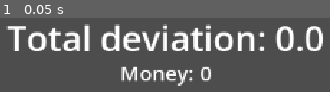
Above: before the commit, frame 1.
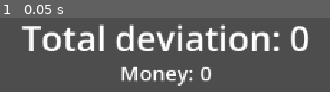
Above: after the commit, the same moment.

Repository: Xwilarg/StickAndBees
Game: Godot game, scene res://scenes/shop.tscn
Two runs of this game, one before a commit and one after it. Both use one fixed random seed, a clock stepped at 60 frames per second and the inputs below. This scene is started directly instead of the project's main scene.
Inputs:
- Up to frame 1 (0.05 s): no input

The runs differ from the first frame. In frame 1, 19% of the frame differs, in the area x 1-98%, y 8-45%.
Error before the commit: Invalid assignment of property or key 'visible' with value of type 'bool' on a base object of type 'null instance'. (res://scripts/_autoload/game_manager.gd:11)
Error after the commit: Invalid assignment of property or key 'visible' with value of type 'bool' on a base object of type 'null instance'. (res://scripts/_autoload/game_manager.gd:13)

Commit message:
Add max Y speed

Diff:
--- a/scripts/_autoload/game_manager.gd
+++ b/scripts/_autoload/game_manager.gd
@@ -1,6 +1,8 @@
 extends Node2D
 
 enum game_state { WAITING_FOR_INPUT, PLAYING, SHOP }
+const min_money_added = 50
+const added_money_against = 200
 
 var curr_state: game_state = game_state.WAITING_FOR_INPUT
 var is_paused: bool = false
@@ -20,9 +22,11 @@
 		Input.mouse_mode = Input.MOUSE_MODE_VISIBLE if is_paused else Input.MOUSE_MODE_CAPTURED
 		get_node("/root/Root/CanvasLayer/PauseUI").visible = is_paused
 
-func go_to_shop(deviation: float):
+func go_to_shop(deviation: int):
 	PersistentData.total_deviation = deviation
-	PersistentData.money += roundi(200 - deviation)
+	var added_money = added_money_against - deviation
+	if added_money < min_money_added: added_money = min_money_added
+	PersistentData.money += added_money
 	GameManager.curr_state = GameManager.game_state.SHOP
 	Input.mouse_mode = Input.MOUSE_MODE_VISIBLE
 	get_tree().change_scene_to_file("res://scenes/shop.tscn")
--- a/scripts/controller/stick.gd
+++ b/scripts/controller/stick.gd
@@ -2,7 +2,7 @@
 
 @export var camera: Camera2D
 
-var deviation_x: float
+var deviation_x: int
 
 func _process(delta: float) -> void:
 	if position.y < -5000:
@@ -14,5 +14,6 @@
 
 	if event is InputEventMouseMotion:
 		var delta: Vector2 = event.relative
-		deviation_x += abs(delta.x)
+		delta.y = clampf(delta.y, - PersistentData.max_speed_y,  PersistentData.max_speed_y)
+		deviation_x += abs(roundi(delta.x))
 		position += delta
--- a/scripts/persistent_data.gd
+++ b/scripts/persistent_data.gd
@@ -1,4 +1,8 @@
 class_name PersistentData
 
-static var total_deviation: float = 0.0
+# Progress
+static var total_deviation: int = 0
 static var money: int = 0
+
+# Upgrades
+static var max_speed_y: float = 50.0
